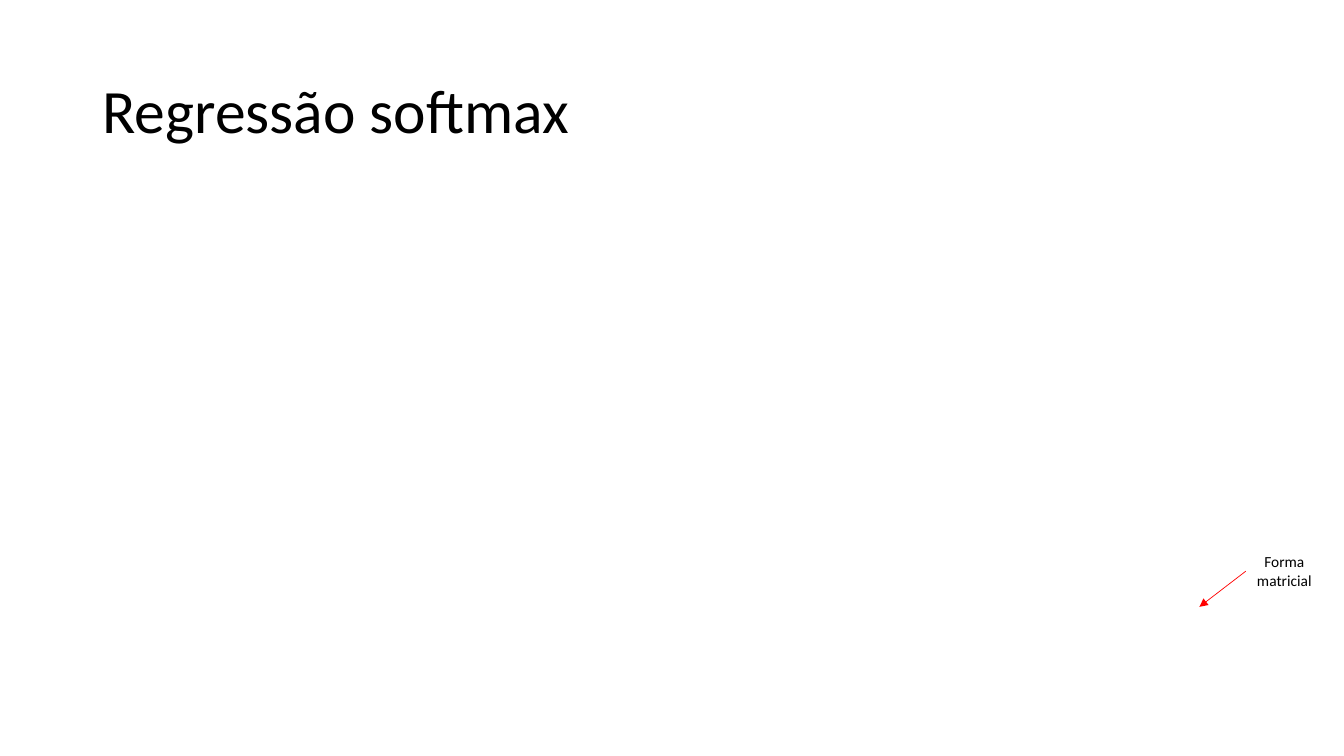
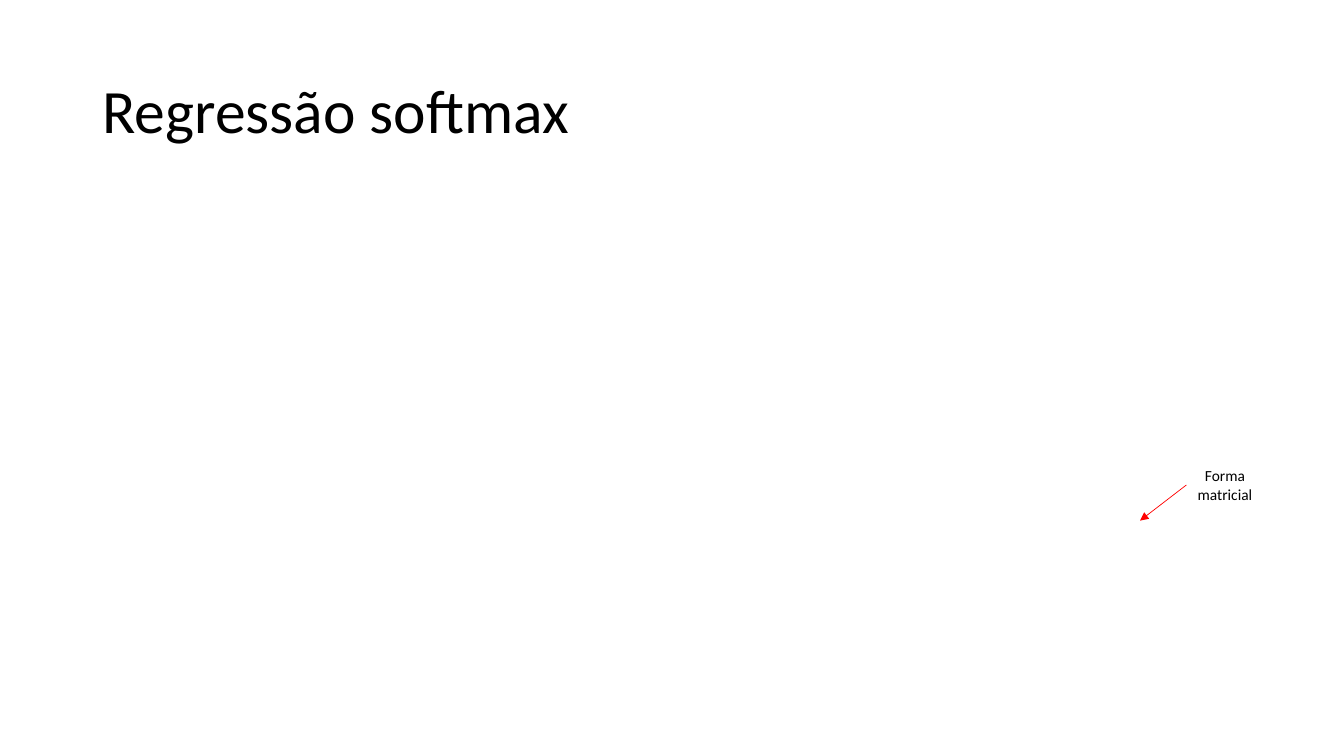
Before and after one commit to zz4fap/t320_aprendizado_de_maquina, a slide deck: slide 19 of slides/T320_Classificação (Parte IV).pptx. Drawn at 1344x756 pixels with LibreOffice and Linux fonts; fonts in the diff are those of the drawing; grey boxes stand for pictures. Boxes give left, top, right and bottom in pixels: in the first picture for what was removed or moved away, otherwise in the second. Text is boxed around its words. In the diff, an @@ line names an element or a change of style, - is before the commit and + after.

Commit message:
update of slides

```diff
--- a/slides/T320_Classificação (Parte IV).pptx
+++ b/slides/T320_Classificação (Parte IV).pptx
@@ text "Forma matricial": place and size @@
-text "Forma matricial" at [1257,557,1312,586]
+text "Forma matricial" at [1198,471,1253,500]
@@ arrow moved from (1246, 572) - (1200, 607) to (1187, 485) - (1140, 520) @@
```
Also in this commit, not shown: 2 other slides changed, 3 other files.
